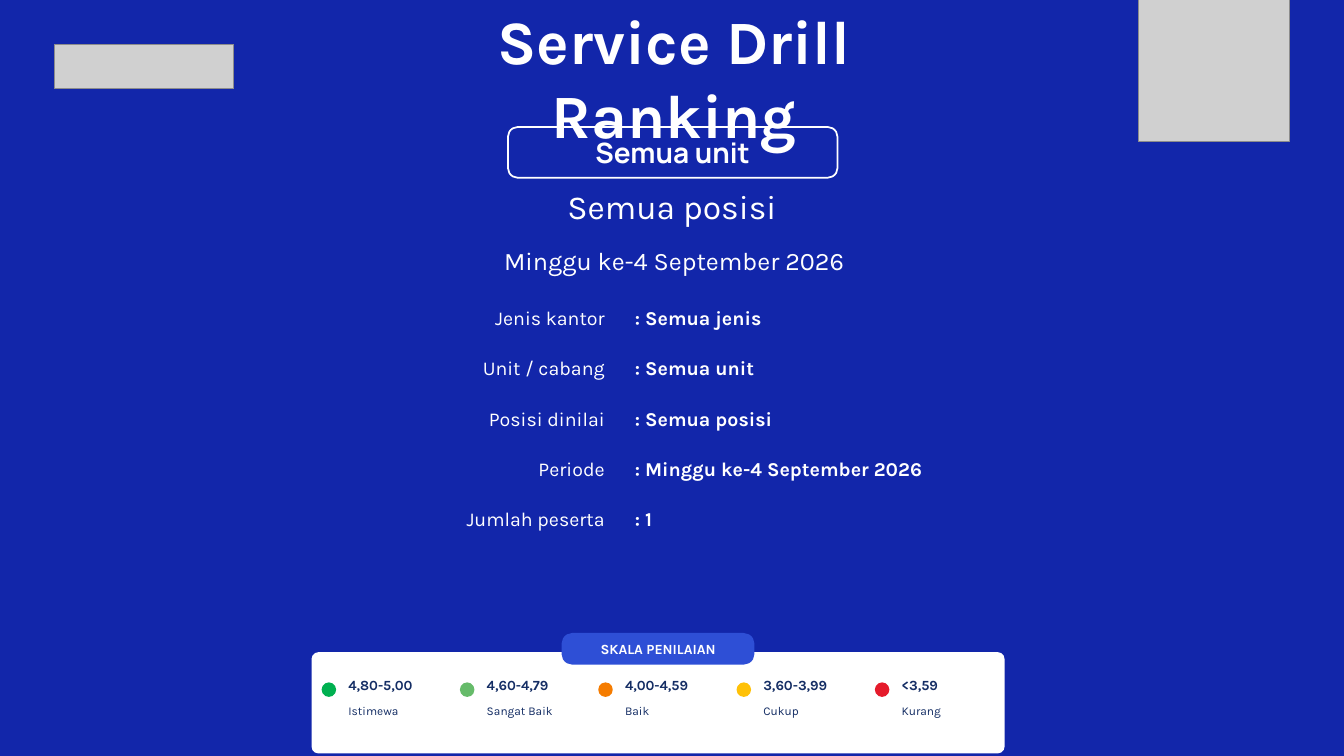
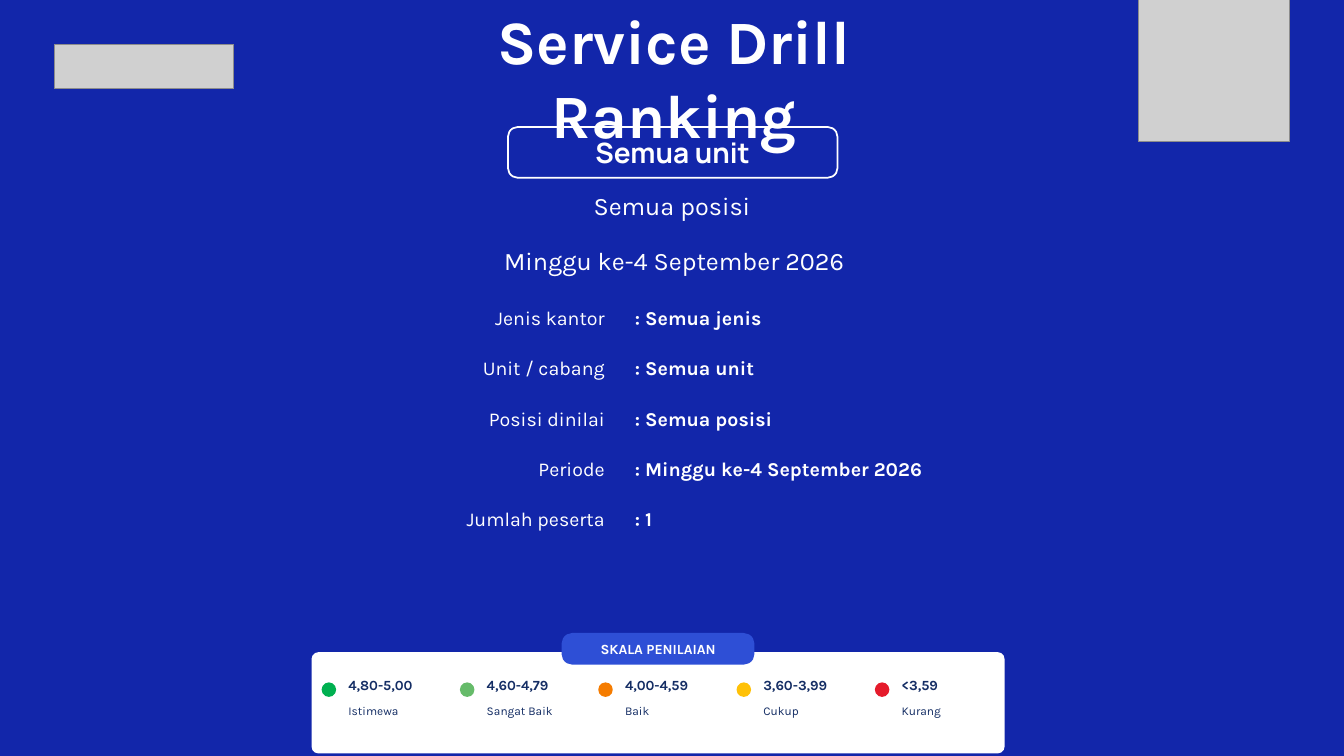
Before and after one commit to hengkiyudijanto/btn-sip, a slide deck: slide 1 of ranking-nyata.pptx. Drawn at 1344x756 pixels with LibreOffice and Linux fonts; fonts in the diff are those of the drawing; grey boxes stand for pictures; background and template pictures are left out. Boxes give left, top, right and bottom in pixels: in the first picture for what was removed or moved away, otherwise in the second. Text is boxed around its words. In the diff, an @@ line names an element or a change of style, - is before the commit and + after.

Commit message:
Ranking PPTX: nama posisi 18 pt, nama petugas 16 pt
Sesuai daftar ukuran font dari user:
  Nama cabang            20 pt  Poppins     (latar transparan)
  Nama posisi            18 pt  Aptos       (dari 24)
  Nama petugas           16 pt  Aptos       (dari 20)
  Legenda rentang        10 pt  tebal
  Legenda nama kategori   8,5 pt
  Pil kategori           12 pt  tebal

Verifikasi dari PPTX hasil: sz 850/1000/1200/1600/1800/2000/4400
(×1/100 pt) dengan typeface Aptos + Poppins.
120 unit test + 20 pemeriksaan ranking lulus.

```diff
--- a/ranking-nyata.pptx
+++ b/ranking-nyata.pptx
@@ text "Semua posisi" at bbox=[594, 197, 750, 221]: size 24 to 18 pt @@
```
Also in this commit, not shown: 1 other slide changed, 5 other files.
